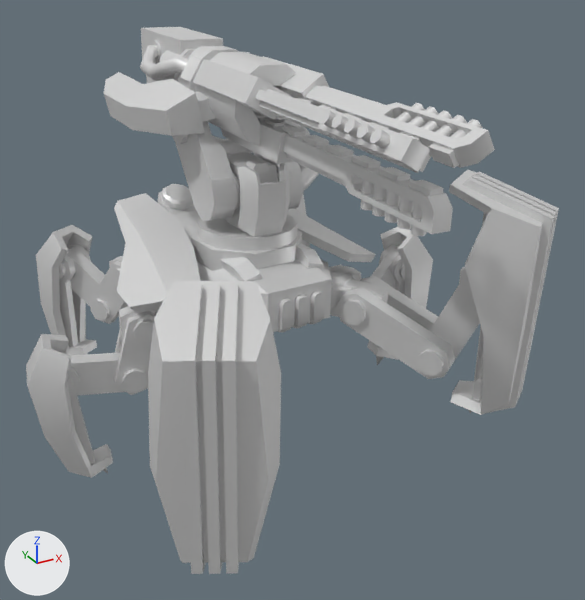
The glTF model legsrail.glb as it was, and as the next commit left it.
One viewpoint serves both versions: a 50 mm camera at (-36.8, -77.0, 50.8) aimed at (3.4, -3.9, 14.3). The lights are fixed; the arrows at lower left show +X, +Y and +Z. The first picture is the older version. Where no turn or scale is listed for an object, it has been applied to the vertices.

Names of what the first picture shows: 'armor', 'barrel', 'footbr', 'footfl', 'footfr', 'footml', 'footmr', 'hingefl', 'hingeml', 'hingemr', 'pelvis', 'sleeve', 'thighfl', 'turret', 'turretarm' and 9 more.
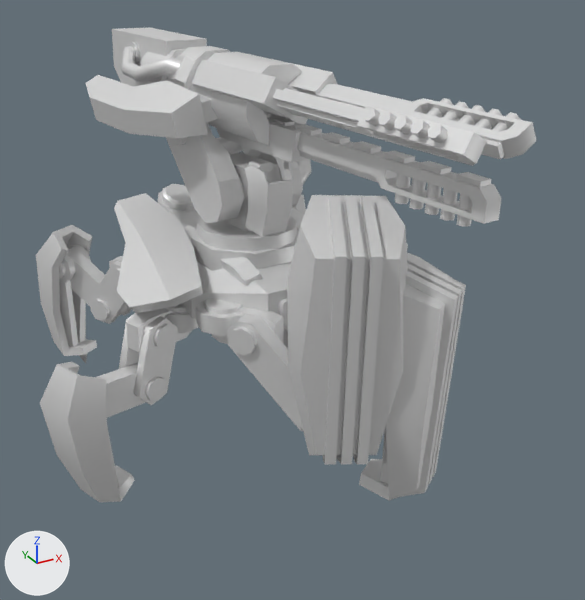
Changed parts and their boxes (x1, y1, x2, y2) in the pictures (585 x 600 px):
'footfr', turned: before (148, 281, 281, 574); after (359, 253, 466, 500)
'footfl', turned: before (449, 170, 559, 415); after (287, 195, 408, 465)
'barrel', turned: before (254, 85, 495, 236); after (264, 84, 536, 226)
'sleeve', turned: before (104, 27, 329, 164); after (86, 27, 337, 162)
'footmr', turned: before (26, 334, 113, 478); after (40, 362, 135, 502)
'turret', turned: before (197, 152, 298, 252); after (197, 152, 297, 252)
'turretarm', turned: before (176, 121, 319, 221); after (167, 122, 312, 223)
'thighfl', turned (not visible afterwards): before (336, 276, 455, 379)
'thighfr', turned (not visible before): after (227, 314, 303, 431)
'thighmr', turned: before (114, 311, 155, 395); after (119, 312, 178, 405)
'legmr', turned: before (67, 352, 148, 396); after (96, 363, 167, 418)
'footml', turned (not visible afterwards): before (367, 227, 433, 365)
'legfl', turned (not visible afterwards): before (417, 279, 480, 376)
'hingefr', turned (not visible before): after (196, 298, 284, 344)
'hingemr', turned: before (118, 306, 159, 342); after (126, 304, 199, 353)
'hingefl', turned (not visible afterwards): before (330, 271, 388, 317)
'legml', turned (not visible afterwards): before (370, 249, 406, 289)
'hingeml', turned (not visible afterwards): before (329, 266, 361, 280)
'legfr', turned (not visible before): after (293, 405, 303, 429)
'thighml', turned (not visible afterwards): before (329, 264, 359, 281)
'sleelvedeco1', turned (not visible before): after (190, 65, 200, 92)
'sleevedeco2', turned (not visible before): after (166, 57, 178, 80)

The edits, one by one:
Object 'turret' (ob_turret) turns from (0, 0, -4.6) to (0, 0, 4.6) degrees about x, y and z.
Object 'hingefl' (ob_hingefl) turns from (0, 0, 31) to (0, 0, -31) degrees about x, y and z.
Object 'hingefr' (ob_hingefr) turns from (0, 0, -31) to (0, 0, 31) degrees about x, y and z.
Object 'hingeml' (ob_hingeml) turns from (0, 0, -11) to (0, 0, 11) degrees about x, y and z.
Object 'hingemr' (ob_hingemr) turns from (0, 0, -15) to (0, 0, 15) degrees about x, y and z.
